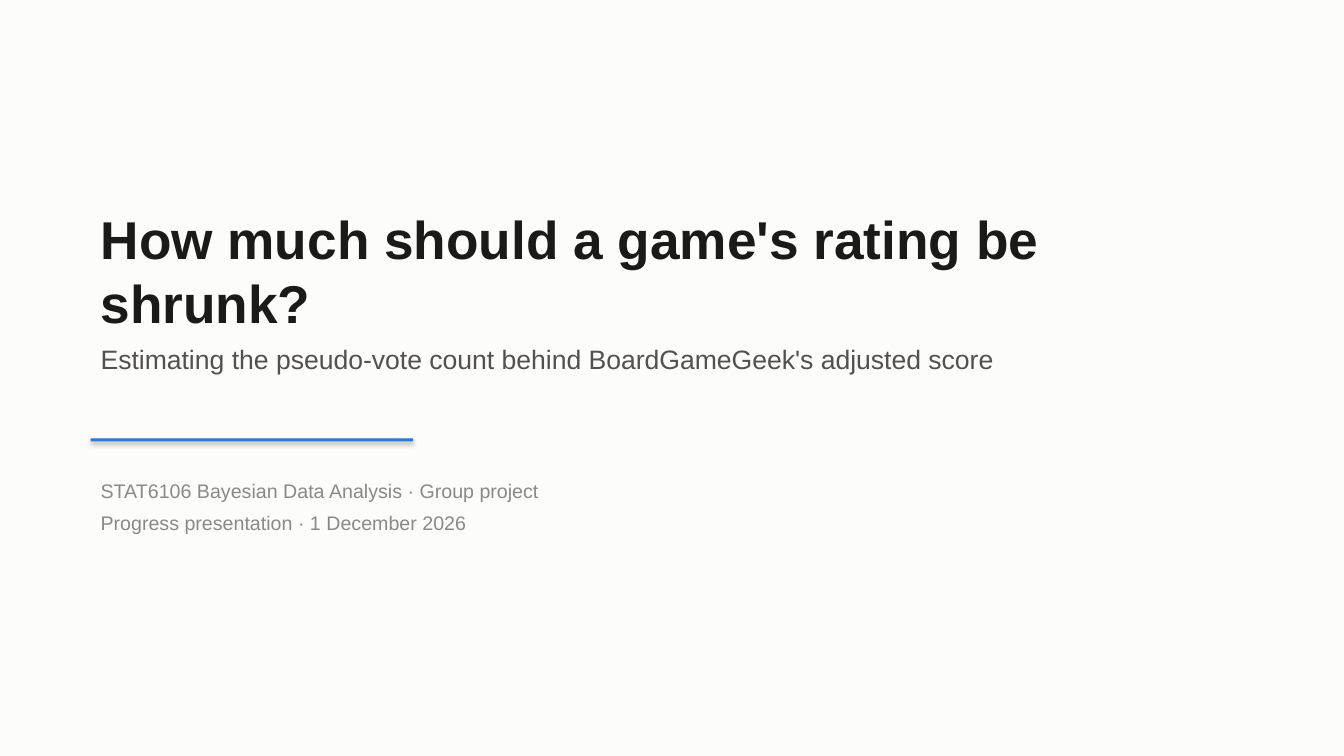
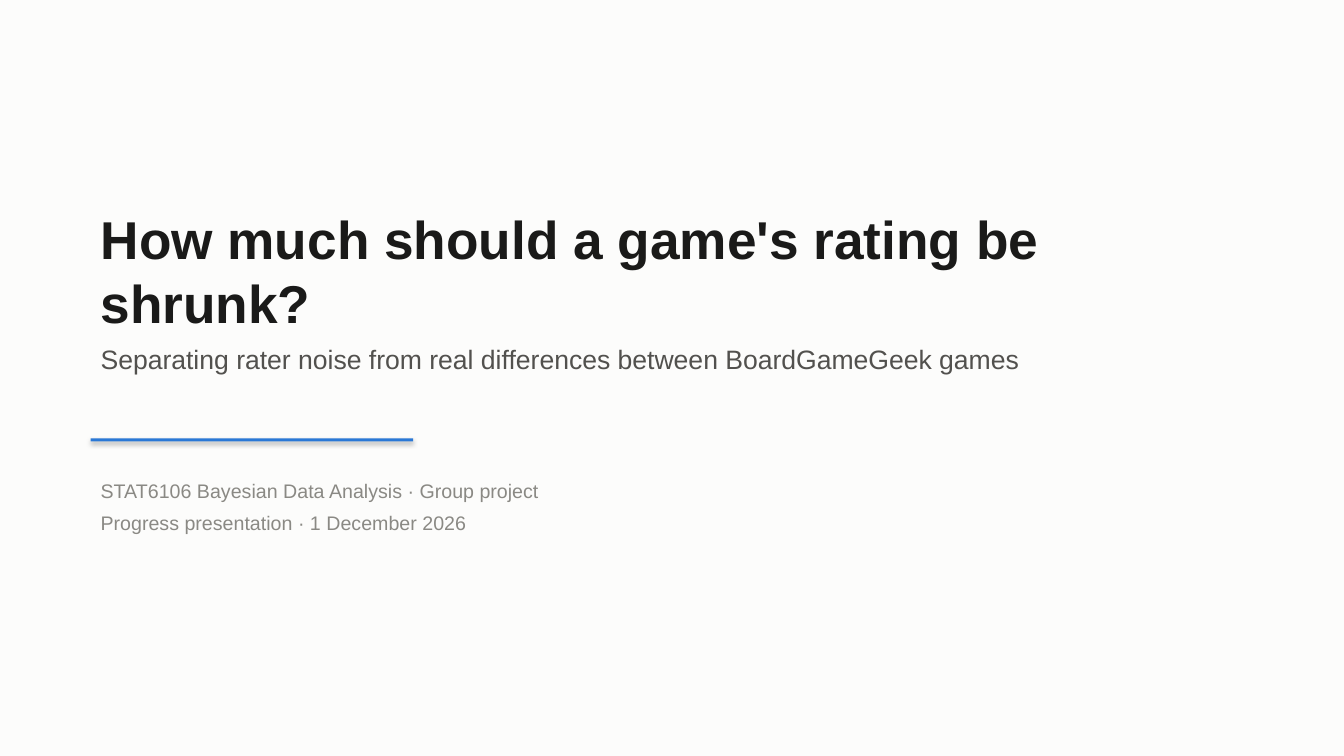
Before and after one commit to iwanttosleeeep/bayesian-boardgame-ratings, a slide deck: slide 1 of slides/Group_deck_draft.pptx. Drawn at 1344x756 pixels with LibreOffice and Linux fonts; fonts in the diff are those of the drawing. Boxes give left, top, right and bottom in pixels: in the first picture for what was removed or moved away, otherwise in the second. Text is boxed around its words. In the diff, an @@ line names an element or a change of style, - is before the commit and + after.

```diff
--- a/slides/Group_deck_draft.pptx
+++ b/slides/Group_deck_draft.pptx
@@ text at [101,349,1019,374]: text changed @@
-Estimating the pseudo-vote count behind BoardGameGeek's adjusted score
+Separating rater noise from real differences between BoardGameGeek games
```
Also in this commit, not shown: 1 other slide changed, 17 slides added, 15 slides removed, 6 other files.
